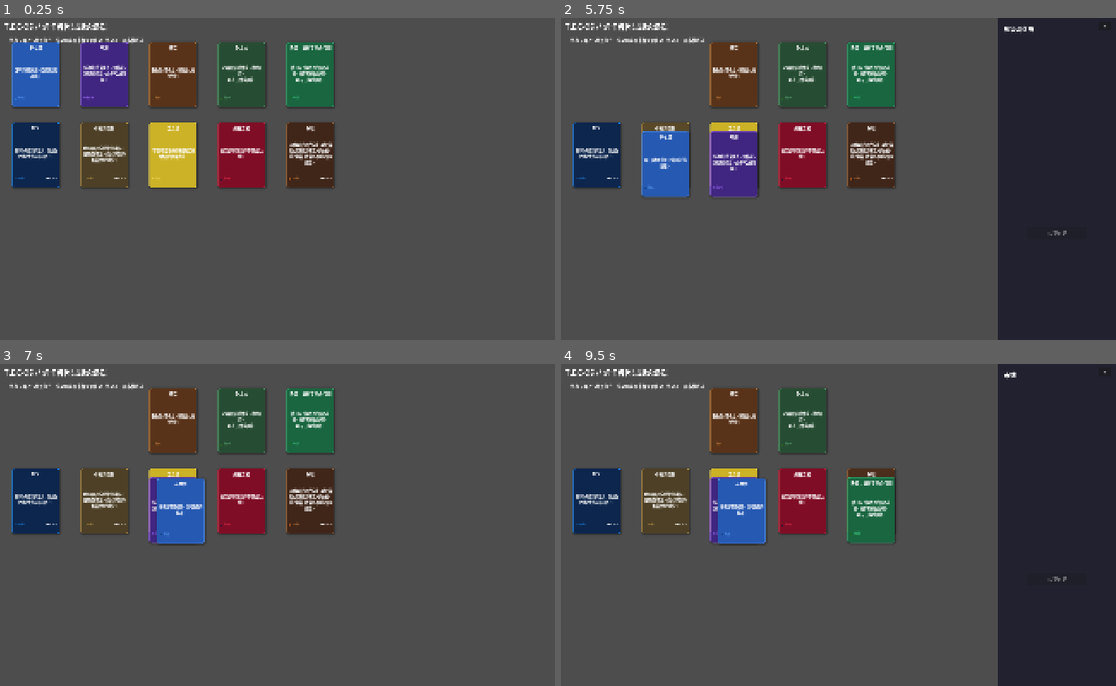
Above: before the commit, frames 1-4 (two rows, left to right).
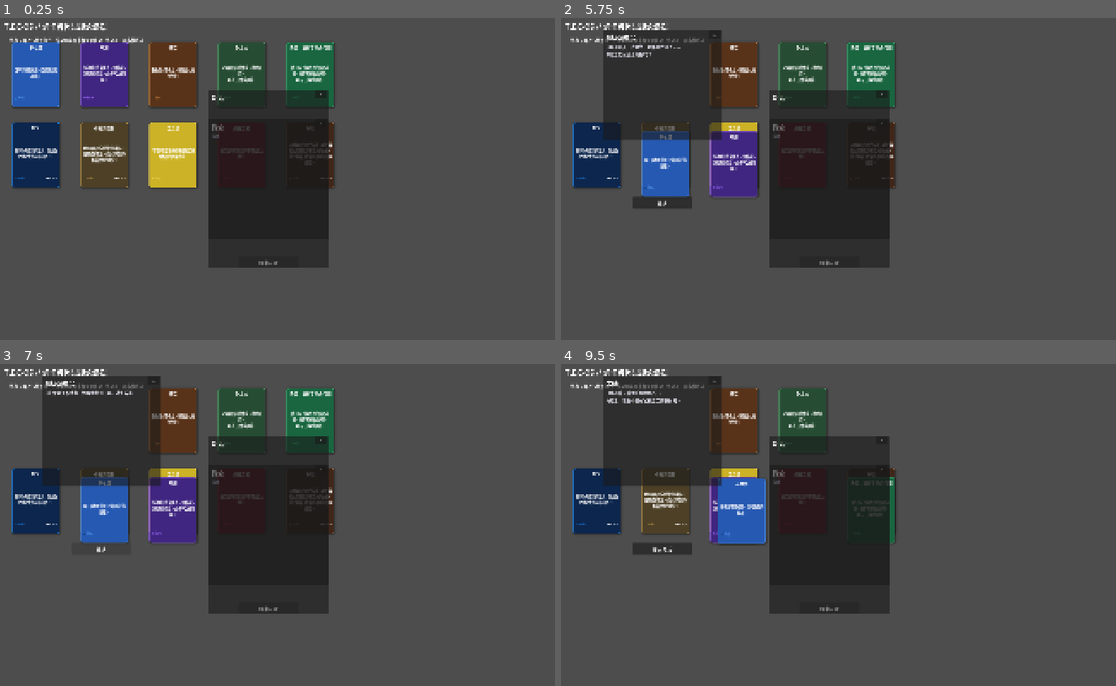
Above: after the commit, the same moments.

Repository: ChrisUtada/tec3g
Game: Godot game, scene res://main.tscn
Same seed, same stepped clock (60 frames per second), same inputs: the game is played once before the commit and once after it.
Inputs (mouse positions are in pixels of both pictures, inside the frame that each line leads up to):
- Up to frame 1 (0.25 s): no input
- Up to frame 2 (5.75 s): click (882, 124) at 0.5 s, where only the run after the commit has a clickable "✕"; click (882, 124) at 1.25 s, where only the run after the commit has a clickable "✕"; click (882, 124) at 2 s, where only the run after the commit has a clickable "✕"; tap Enter at 2.75 s; drag from (594, 75) to (888, 108) at 2.77 s; drag from (666, 75) to (799, 243) at 3.52 s; move the mouse to (733, 75) at 4.27 s; click (733, 75) at 4.42 s; tap Space at 5 s; drag from (805, 75) to (655, 130) at 5.02 s
- Up to frame 3 (7 s): click (543, 370) at 5.75 s, where only the run before the commit has a clickable "X"; click (99, 547) at 6.5 s, where only the run after the commit has a clickable "继续"
- Up to frame 4 (9.5 s): click (660, 547) at 7.25 s, where only the run after the commit has a clickable "继续"; click (660, 547) at 8 s, where only the run after the commit has a clickable "结束对话"; tap Enter at 8.75 s; drag from (871, 421) to (860, 525) at 8.77 s

The runs differ from the first frame. In frame 1, 12% of the frame differs, in the area x 37-60%, y 22-78%; in frame 2, 40%; in frame 3, 22%; in frame 4, 40%, in the area x 7-100%, y 0-100%.

Commit message:
feat: exploration/dialogue panels become floating draggable popups (like multimedia)

Diff:
--- a/autoload/event_bus.gd
+++ b/autoload/event_bus.gd
@@ -31,7 +31,6 @@
 
 # ── Exploration Events ──
 signal exploration_requested(config, result)
-signal exploration_closed()
 
 
 # ── Card Registry ──
--- a/autoload/panel_manager.gd
+++ b/autoload/panel_manager.gd
@@ -1,45 +1,19 @@
 extends Node
 
-var _exploration_panel = null
-var _dialogue_panel = null
-var _current_panel: String = ""
+const _exploration_scene = preload("res://scenes/exploration/exploration_panel.tscn")
+const _dialogue_scene = preload("res://scenes/dialogue/dialogue_panel.tscn")
 
 
 func _ready():
 	EventBus.exploration_requested.connect(_on_exploration_requested)
 	EventBus.dialogue_requested.connect(_on_dialogue_requested)
-	EventBus.exploration_closed.connect(_on_panel_closed)
-	EventBus.dialogue_closed.connect(_on_panel_closed)
-	EventBus.corruption_triggered.connect(_on_corruption_triggered)
 
-
-func register_exploration_panel(panel) -> void:
-	_exploration_panel = panel
-
-func register_dialogue_panel(panel) -> void:
-	_dialogue_panel = panel
-
-func _on_panel_closed() -> void:
-	_current_panel = ""
-
-func _on_exploration_requested(config, result: Dictionary) -> void:
-	if _current_panel == "dialogue" and _dialogue_panel:
-		await _dialogue_panel.close()
-	elif _current_panel == "exploration" and _exploration_panel:
-		await _exploration_panel.close()
-	_current_panel = "exploration"
-	if _exploration_panel:
-		_exploration_panel.open(config, result)
-
-func _on_corruption_triggered(card_id: String) -> void:
-	if _current_panel == "exploration" and _exploration_panel:
-		_exploration_panel.close()
+func _on_exploration_requested(config, result) -> void:
+	var panel = _exploration_scene.instantiate()
+	get_tree().current_scene.add_child(panel)
+	panel.open(config, result)
 
 func _on_dialogue_requested(config, character_name, topic_card_id) -> void:
-	if _current_panel == "exploration" and _exploration_panel:
-		await _exploration_panel.close()
-	elif _current_panel == "dialogue" and _dialogue_panel:
-		await _dialogue_panel.close()
-	_current_panel = "dialogue"
-	if _dialogue_panel:
-		_dialogue_panel.open(config, character_name, topic_card_id)
+	var panel = _dialogue_scene.instantiate()
+	get_tree().current_scene.add_child(panel)
+	panel.open(config, character_name, topic_card_id)
--- a/scenes/dialogue/dialogue_panel.tscn
+++ b/scenes/dialogue/dialogue_panel.tscn
@@ -3,74 +3,63 @@
 [ext_resource type="Script" path="res://scripts/dialogue/dialogue_panel.gd" id="1"]
 
 [node name="DialoguePanel" type="Control"]
-script = ExtResource("1")
-layout_mode = 1
+layout_mode = 3
 anchors_preset = 15
 anchor_right = 1.0
 anchor_bottom = 1.0
-grow_horizontal = 2
-grow_vertical = 2
 mouse_filter = 2
+script = ExtResource("1")
 
-[node name="Panel" type="Control" parent="."]
+[node name="ContentPanel" type="Panel" parent="."]
 layout_mode = 0
-offset_left = 1520
-offset_top = 0
-offset_right = 1920
-offset_bottom = 1080
+offset_left = 760
+offset_top = 240
+offset_right = 1160
+offset_bottom = 840
+mouse_filter = 1
 
-[node name="Bg" type="ColorRect" parent="Panel"]
-layout_mode = 1
-anchors_preset = 15
-anchor_right = 1.0
-anchor_bottom = 1.0
-grow_horizontal = 2
-grow_vertical = 2
-color = Color(0.12, 0.12, 0.18, 0.95)
-
-[node name="Title" type="Label" parent="Panel"]
+[node name="Title" type="Label" parent="ContentPanel"]
 layout_mode = 0
-offset_left = 20
-offset_top = 20
-offset_right = 380
-offset_bottom = 60
+offset_left = 10
+offset_top = 10
+offset_right = 350
+offset_bottom = 40
 theme_override_font_sizes/font_size = 20
 text = "对话"
 
-[node name="TextLabel" type="Label" parent="Panel"]
+[node name="CloseBtn" type="Button" parent="ContentPanel"]
 layout_mode = 0
-offset_left = 20
-offset_top = 70
-offset_right = 380
-offset_bottom = 460
+offset_left = 355
+offset_right = 395
+offset_bottom = 30
+text = "✕"
+
+[node name="TextLabel" type="Label" parent="ContentPanel"]
+layout_mode = 0
+offset_left = 10
+offset_top = 45
+offset_right = 390
+offset_bottom = 350
 theme_override_font_sizes/font_size = 14
 autowrap_mode = 2
 text = ""
 vertical_alignment = 0
 theme_override_colors/font_color = Color(0.9, 0.9, 0.95, 1.0)
 
-[node name="BranchContainer" type="VBoxContainer" parent="Panel"]
+[node name="BranchContainer" type="VBoxContainer" parent="ContentPanel"]
 layout_mode = 0
-offset_left = 20
-offset_top = 470
-offset_right = 380
-offset_bottom = 680
+offset_left = 10
+offset_top = 360
+offset_right = 390
+offset_bottom = 540
 visible = false
 theme_override_constants/separation = 8
 
-[node name="ActionBtn" type="Button" parent="Panel"]
+[node name="ActionBtn" type="Button" parent="ContentPanel"]
 layout_mode = 0
 offset_left = 100
-offset_top = 700
+offset_top = 560
 offset_right = 300
-offset_bottom = 740
+offset_bottom = 600
 text = "结束对话"
 disabled = true
-
-[node name="CloseBtn" type="Button" parent="Panel"]
-layout_mode = 0
-offset_left = 340
-offset_top = 10
-offset_right = 380
-offset_bottom = 40
-text = "X"
--- a/scenes/exploration/exploration_panel.tscn
+++ b/scenes/exploration/exploration_panel.tscn
@@ -3,64 +3,52 @@
 [ext_resource type="Script" path="res://scripts/exploration/exploration_panel.gd" id="1"]
 
 [node name="ExplorationPanel" type="Control"]
-script = ExtResource("1")
-layout_mode = 1
+layout_mode = 3
 anchors_preset = 15
 anchor_right = 1.0
 anchor_bottom = 1.0
-grow_horizontal = 2
-grow_vertical = 2
 mouse_filter = 2
+script = ExtResource("1")
 
-[node name="Panel" type="Control" parent="."]
+[node name="ContentPanel" type="Panel" parent="."]
 layout_mode = 0
-offset_left = 1520
-offset_top = 0
-offset_right = 1920
-offset_bottom = 1080
+offset_left = 760
+offset_top = 340
+offset_right = 1160
+offset_bottom = 740
+mouse_filter = 1
 
-[node name="Bg" type="ColorRect" parent="Panel"]
-layout_mode = 1
-anchors_preset = 15
-anchor_right = 1.0
-anchor_bottom = 1.0
-grow_horizontal = 2
-grow_vertical = 2
-color = Color(0.12, 0.12, 0.18, 0.95)
-
-[node name="Title" type="Label" parent="Panel"]
+[node name="Title" type="Label" parent="ContentPanel"]
 layout_mode = 0
-offset_left = 20
-offset_top = 20
-offset_right = 380
-offset_bottom = 60
+offset_left = 10
+offset_top = 10
+offset_right = 350
+offset_bottom = 40
 theme_override_font_sizes/font_size = 20
 text = "探索"
-horizontal_alignment = 0
 
-[node name="Desc" type="Label" parent="Panel"]
+[node name="CloseBtn" type="Button" parent="ContentPanel"]
 layout_mode = 0
-offset_left = 20
-offset_top = 70
-offset_right = 380
-offset_bottom = 130
+offset_left = 355
+offset_right = 395
+offset_bottom = 30
+text = "✕"
+
+[node name="Desc" type="Label" parent="ContentPanel"]
+layout_mode = 0
+offset_left = 10
+offset_top = 45
+offset_right = 390
+offset_bottom = 80
 theme_override_font_sizes/font_size = 12
 autowrap_mode = 2
 text = "描述"
 theme_override_colors/font_color = Color(0.7, 0.7, 0.8, 1.0)
 
-[node name="ResultContainer" type="VBoxContainer" parent="Panel"]
+[node name="ResultContainer" type="VBoxContainer" parent="ContentPanel"]
 layout_mode = 0
-offset_left = 20
-offset_top = 150
-offset_right = 380
-offset_bottom = 800
+offset_left = 10
+offset_top = 90
+offset_right = 390
+offset_bottom = 380
 theme_override_constants/separation = 6
-
-[node name="CloseBtn" type="Button" parent="Panel"]
-layout_mode = 0
-offset_left = 320
-offset_top = 830
-offset_right = 380
-offset_bottom = 870
-text = "关闭"
--- a/scripts/dialogue/dialogue_panel.gd
+++ b/scripts/dialogue/dialogue_panel.gd
@@ -4,28 +4,20 @@
 var _dialogue_data: Dictionary = {}
 var _current_node_id: String = ""
 var _topic_card_id: String = ""
+var _dragging := false
+var _drag_offset := Vector2.ZERO
 
-@onready var panel: Control = $Panel
-@onready var title_label: Label = $Panel/Title
-@onready var text_label: Label = $Panel/TextLabel
-@onready var branch_container: VBoxContainer = $Panel/BranchContainer
-@onready var action_btn: Button = $Panel/ActionBtn
-@onready var close_btn: Button = $Panel/CloseBtn
+@onready var content_panel: Panel = $ContentPanel
+@onready var title_label: Label = $ContentPanel/Title
+@onready var text_label: Label = $ContentPanel/TextLabel
+@onready var branch_container: VBoxContainer = $ContentPanel/BranchContainer
+@onready var action_btn: Button = $ContentPanel/ActionBtn
+@onready var close_btn: Button = $ContentPanel/CloseBtn
 
 
 func _ready():
-	visible = false
 	action_btn.pressed.connect(_on_action)
-	close_btn.pressed.connect(close)
-	panel.position = Vector2(1920, 0)
-	PanelManager.register_dialogue_panel(self)
-
-func _input(event):
-	if event.is_action_pressed("ui_cancel") and visible:
-		close()
-
-func get_panel_left() -> float:
-	return panel.global_position.x
+	close_btn.pressed.connect(_close)
 
 func open(config: DialogueConfig, character_name: String, topic_card_id: String) -> void:
 	_config = config
@@ -33,22 +25,25 @@
 	_dialogue_data = _load_json("res://resources/dialogues/" + config.dialogue_id + ".json")
 	_current_node_id = ""
 	title_label.text = character_name
-	visible = true
 	text_label.text = ""
 	_clear_branches()
 	action_btn.text = "结束对话"
 	action_btn.disabled = true
-	var tween = create_tween().set_trans(Tween.TRANS_CUBIC).set_ease(Tween.EASE_OUT)
-	tween.tween_property(panel, "position:x", 1920 - panel.size.x, 0.3)
-	await tween.finished
+	_center_and_resize()
 	_start_dialogue()
 
-func close() -> void:
-	var tween = create_tween().set_trans(Tween.TRANS_CUBIC).set_ease(Tween.EASE_IN)
-	tween.tween_property(panel, "position:x", 1920, 0.25)
-	await tween.finished
-	visible = false
+func _center_and_resize() -> void:
+	await get_tree().process_frame
+	var vp = get_viewport().size
+	var panel_w = mini(400, vp.x - 80)
+	var panel_h = mini(600, vp.y - 80)
+	content_panel.custom_minimum_size = Vector2(panel_w, panel_h)
+	content_panel.size = Vector2(panel_w, panel_h)
+	content_panel.position = Vector2((vp.x - panel_w) * 0.5, (vp.y - panel_h) * 0.5)
+
+func _close() -> void:
 	EventBus.dialogue_closed.emit()
+	queue_free()
 
 func _start_dialogue() -> void:
 	var start_id = _config.start_node_id
@@ -84,7 +79,7 @@
 
 func _on_action() -> void:
 	if action_btn.text == "结束对话":
-		close()
+		_close()
 	elif not _current_node_id.is_empty():
 		_advance_dialogue()
 
@@ -144,10 +139,9 @@
 						CardManager.spawn_card(data, _random_spawn_pos())
 
 func _random_spawn_pos() -> Vector2:
-	var panel_left = get_panel_left()
 	return Vector2(
-		max(panel_left - 200 + randi_range(-60, 60), 30),
-		300 + randi_range(-120, 120)
+		randi_range(200, 600),
+		randi_range(300, 600)
 	)
 
 func _show_branches(options: Array) -> void:
@@ -177,3 +171,19 @@
 		return {}
 	var json = JSON.parse_string(text)
 	return json if json is Dictionary else {}
+
+func _input(event):
+	if event is InputEventMouseButton and event.button_index == MOUSE_BUTTON_LEFT:
+		if event.pressed and not _dragging:
+			var local = content_panel.get_local_mouse_position()
+			if Rect2(Vector2.ZERO, content_panel.size).has_point(local):
+				_dragging = true
+				_drag_offset = get_global_mouse_position() - content_panel.global_position
+		elif not event.pressed:
+			_dragging = false
+
+	if event is InputEventMouseMotion and _dragging:
+		content_panel.global_position = get_global_mouse_position() - _drag_offset
+
+	if event.is_action_pressed("ui_cancel") and visible:
+		_close()
--- a/scripts/exploration/exploration_panel.gd
+++ b/scripts/exploration/exploration_panel.gd
@@ -2,26 +2,18 @@
 
 var _config: ExplorationConfig
 var _result: Dictionary = {}
+var _dragging := false
+var _drag_offset := Vector2.ZERO
 
-@onready var panel: Control = $Panel
-@onready var title_label: Label = $Panel/Title
-@onready var desc_label: Label = $Panel/Desc
-@onready var result_container: VBoxContainer = $Panel/ResultContainer
-@onready var close_btn: Button = $Panel/CloseBtn
+@onready var content_panel: Panel = $ContentPanel
+@onready var title_label: Label = $ContentPanel/Title
+@onready var desc_label: Label = $ContentPanel/Desc
+@onready var result_container: VBoxContainer = $ContentPanel/ResultContainer
+@onready var close_btn: Button = $ContentPanel/CloseBtn
 
 
 func _ready():
-	visible = false
-	close_btn.pressed.connect(close)
-	panel.position = Vector2(1920, 0)
-	PanelManager.register_exploration_panel(self)
-
-func _input(event):
-	if event.is_action_pressed("ui_cancel") and visible:
-		close()
-
-func get_panel_left() -> float:
-	return panel.global_position.x
+	close_btn.pressed.connect(_close)
 
 func open(config: ExplorationConfig, result: Dictionary) -> void:
 	_config = config
@@ -29,14 +21,19 @@
 	title_label.text = config.scene_name
 	desc_label.text = config.scene_description
 	_populate_results(result)
-	visible = true
-	_close_btn_focus()
-	var tween = create_tween().set_trans(Tween.TRANS_CUBIC).set_ease(Tween.EASE_OUT)
-	tween.tween_property(panel, "position:x", 1920 - panel.size.x, 0.3)
+	_center_and_resize()
 
-func _close_btn_focus() -> void:
+func _center_and_resize() -> void:
 	await get_tree().process_frame
-	close_btn.grab_focus()
+	var vp = get_viewport().size
+	var total_h = 0
+	for child in result_container.get_children():
+		total_h += child.size.y + 6
+	var panel_h = mini(80 + total_h + 40, vp.y - 80)
+	var panel_w = mini(400, vp.x - 80)
+	content_panel.custom_minimum_size = Vector2(panel_w, panel_h)
+	content_panel.size = Vector2(panel_w, panel_h)
+	content_panel.position = Vector2((vp.x - panel_w) * 0.5, (vp.y - panel_h) * 0.5)
 
 func _populate_results(result: Dictionary) -> void:
 	for child in result_container.get_children():
@@ -47,7 +44,6 @@
 		lbl.text = "休息完成，疲劳已消除。"
 		lbl.add_theme_font_size_override("font_size", 18)
 		result_container.add_child(lbl)
-		close_btn.text = "关闭"
 		return
 
 	var branch_name = result.get("branch_name", "")
@@ -79,11 +75,21 @@
 		empty.text = "\n探索完成，但无所获。"
 		result_container.add_child(empty)
 
-	close_btn.text = "关闭"
+func _close() -> void:
+	queue_free()
 
-func close() -> void:
-	var tween = create_tween().set_trans(Tween.TRANS_CUBIC).set_ease(Tween.EASE_IN)
-	tween.tween_property(panel, "position:x", 1920, 0.25)
-	await tween.finished
-	visible = false
-	EventBus.exploration_closed.emit()
+func _input(event):
+	if event is InputEventMouseButton and event.button_index == MOUSE_BUTTON_LEFT:
+		if event.pressed and not _dragging:
+			var local = content_panel.get_local_mouse_position()
+			if Rect2(Vector2.ZERO, content_panel.size).has_point(local):
+				_dragging = true
+				_drag_offset = get_global_mouse_position() - content_panel.global_position
+		elif not event.pressed:
+			_dragging = false
+
+	if event is InputEventMouseMotion and _dragging:
+		content_panel.global_position = get_global_mouse_position() - _drag_offset
+
+	if event.is_action_pressed("ui_cancel") and visible:
+		_close()
